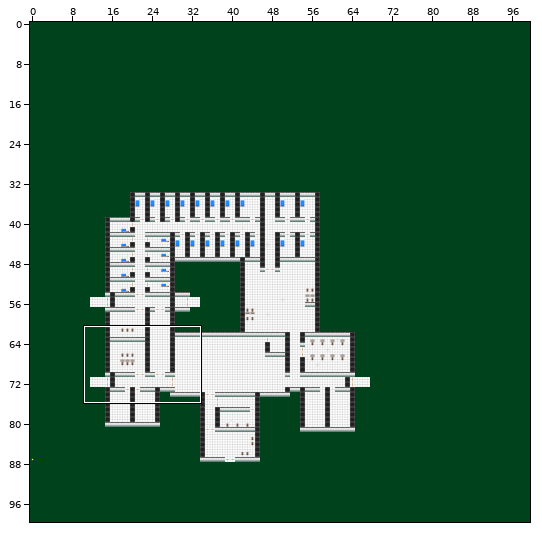
Tiled map -- ALPHA TEX/world1.tmx. Above: a wide view before the commit, with the close-up outlined.
Close-up. Earlier state:
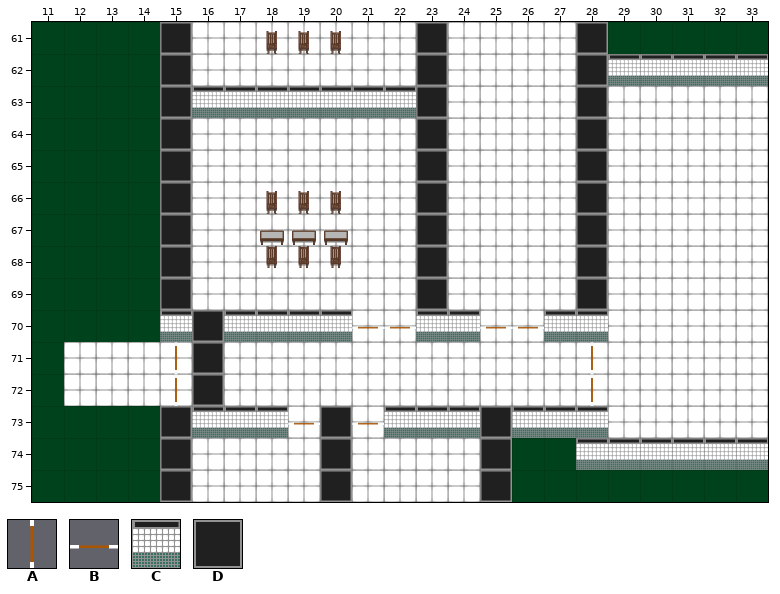
Cells are 64x64 px. Shown: x 11..33, y 61..75. The commit also changed other parts of the map, which this record leaves out.
Key: from "alpha_sprite_sheet": A 9, B 10; from "floor_wall_sheet": C 5, D 6.
_ is an empty cell.
Layers that did not change in this view are not listed.
Layer "väggar" before, first column x 11:
61 ____D_______D____D_____
62 ____D_______D____DCCCCC
63 ____DCCCCCCCD____D_____
64 ____D_______D____D_____
65 ____D_______D____D_____
66 ____D_______D____D_____
67 ____D_______D____D_____
68 ____D_______D____D_____
69 ____D_______D____D_____
70 ____CDCCCC__CC__CC_____
71 _____D_________________
72 _____D_________________
73 ____DCCC_D_CCCDCCC_____
74 ____D____D____D__CCCCCC
75 ____D____D____D________
Layer "Dörrar" before, first column x 11:
61 _______________________
62 _______________________
63 _______________________
64 _______________________
65 _______________________
66 _______________________
67 _______________________
68 _______________________
69 _______________________
70 __________BB__BB_______
71 ____A____________A_____
72 ____A____________A_____
73 ________B_B____________
74 _______________________
75 _______________________
After:
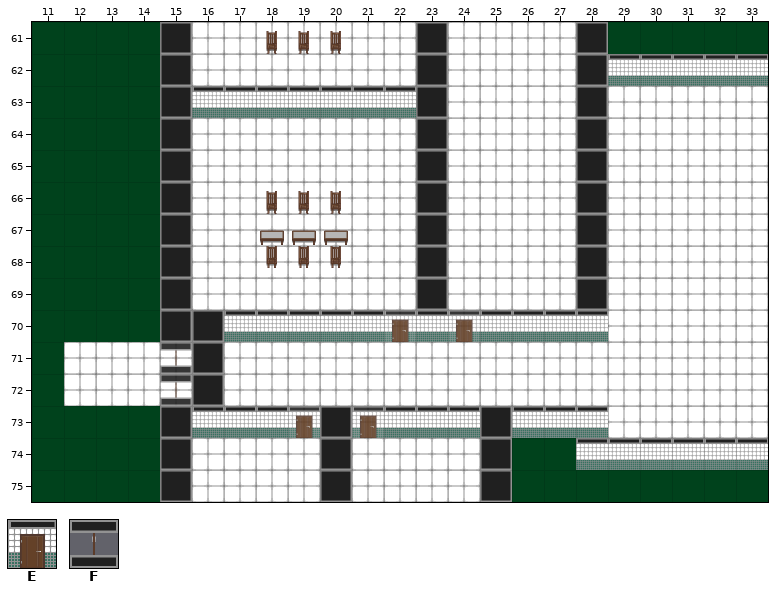
Further tiles: from "floor_wall_sheet": E 7, F 9.
What changed:
Layer "väggar":
The author put tile C in row 70 at x 21 and 25 to 26.
Tile C becomes tile D in row 70 at x 15.
Tile C is gone in row 70 at x 24.
Layer "Dörrar":
Tile B becomes tile E in row 70 at x 22; in row 73 at x 19 and 21.
The author put tile E in row 70 at x 24.
Tile A becomes tile F in rows 71 to 72 at x 15.
Tile A is gone in rows 71 to 72 at x 28.
Tile B is gone in row 70 at x 21 and 25 to 26.
Where, in picture pixels (left, top, right, bottom), the same in both close-ups:
changed: (160, 311, 192, 406)
changed: (352, 310, 416, 342)
changed: (448, 310, 544, 342)
removed: (590, 342, 594, 406)
changed: (288, 406, 320, 438)
changed: (352, 406, 384, 438)
